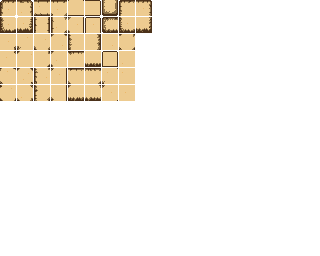
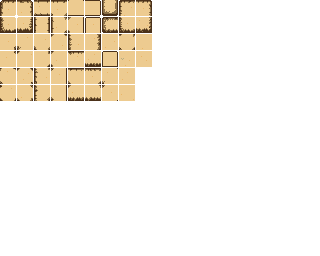
Layered file, before and after one edit (320×256). Changes by layer:
added layer "Layer 38" above "Layer 37" over 136, 51, 152, 67
painted on "Layer 37" over 72, 7, 152, 100
